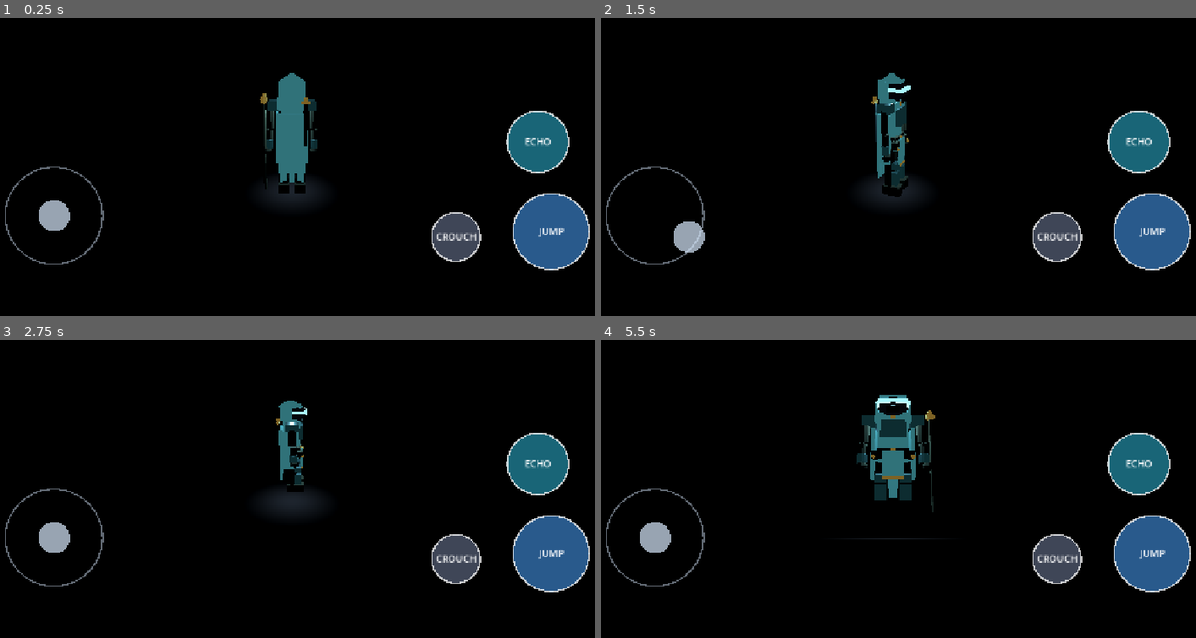
Above: before the commit, frames 1-4 (two rows, left to right).
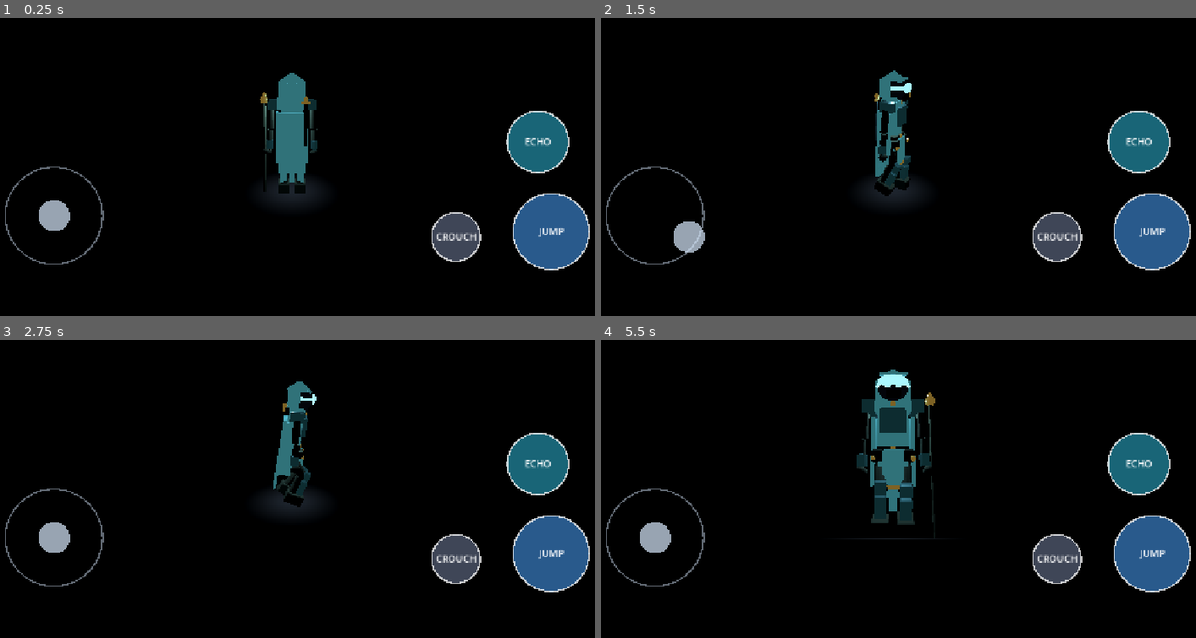
Above: after the commit, the same moments.

Repository: kostablankgl/shadow-of-the-king
Game: Godot game, scene res://main.tscn
The game is run twice, just before and just after one commit, with the same random seed, the same clock (stepped at 60 frames per second) and the same inputs.
Inputs (mouse positions are in pixels of both pictures, inside the frame that each line leads up to):
- Up to frame 1 (0.25 s): no input
- Up to frame 2 (1.5 s): move the mouse to (1041, 83) at 0.52 s; hold D 0.53-1.25 s; hold Ctrl 0.53-1.25 s; click (1041, 83) at 0.67 s; tap Space at 0.77 s; drag from (755, 125) to (856, 190) at 1.27 s
- Up to frame 3 (2.75 s): move the mouse to (outside the picture) at 2.02 s; hold D from 2.03 s (still down); hold Ctrl from 2.03 s (still down)
- Up to frame 4 (5.5 s): release D at 2.75 s; release Ctrl at 2.75 s; drag from (856, 512) to (690, 363) at 2.77 s; tap Enter at 3.5 s; move the mouse to (1094, 489) at 3.52 s; hold A 3.53-4.25 s; hold Ctrl 3.53-4.25 s; tap Space at 3.77 s; drag from (690, 363) to (outside the picture) at 4.27 s; move the mouse to (928, 426) at 5.02 s; hold S from 5.03 s (still down); hold Ctrl from 5.03 s (still down); click (928, 426) at 5.17 s

The runs differ from the first frame. In frame 1, 0.1% of the frame differs, in the area x 44-54%, y 18-56%; in frame 2, 0.8%; in frame 3, 1.2%; in frame 4, 2.5%, in the area x 42-57%, y 9-63%.

Commit message:
добавил анимацию

Diff:
--- a/echo_system.gd
+++ b/echo_system.gd
@@ -78,10 +78,13 @@
 func _head_position() -> Vector3:
 	if _player == null or not is_instance_valid(_player):
 		return Vector3.ZERO
-	var head := _player.get_node_or_null("Visual/Head") as Node3D
-	if head != null:
-		return head.global_position
-	return _player.global_position + Vector3(0.0, 1.0, 0.0)
+	var anim := _player.get_node_or_null("Visual/PlayerAnim")
+	if anim != null and anim.has_method("get_head_position"):
+		return anim.get_head_position()
+	var marker := _player.get_node_or_null("Visual/Model/Root/Hips/Torso/Head/HeadMarker") as Node3D
+	if marker != null:
+		return marker.global_position
+	return _player.global_position + Vector3(0.0, 0.72, 0.0)
 
 func _cast_batch() -> void:
 	var space := get_world_3d().direct_space_state
--- a/player.gd
+++ b/player.gd
@@ -11,7 +11,7 @@
 @export var echo_cooldown := 2.0
 
 @onready var visual: Node3D = $Visual
-@onready var head: Node3D = $Visual/Head
+@onready var anim: Variant = $Visual/PlayerAnim
 @onready var camera_rig: Node3D = $CameraRig
 
 var yaw := 0.0
@@ -92,13 +92,19 @@
 		var target_yaw := atan2(-direction.x, -direction.z)
 		visual.rotation.y = lerp_angle(visual.rotation.y, target_yaw, 12.0 * delta)
 
-	var target_height := 0.72 if crouch else 1.0
-	visual.scale.y = lerpf(visual.scale.y, target_height, 10.0 * delta)
+	var horizontal_speed := Vector2(velocity.x, velocity.z).length()
+	if anim:
+		anim.update_motion(horizontal_speed, is_on_floor(), crouch, velocity.y, delta)
 	camera_rig.position.y = lerpf(camera_rig.position.y, 0.3 if crouch else 0.5, 10.0 * delta)
 
 func _try_echo() -> void:
 	if _echo_system == null or not is_instance_valid(_echo_system):
 		_echo_system = get_tree().get_first_node_in_group("echo_system")
 	if _echo_system:
-		_echo_system.emit_echo(head.global_position)
+		var origin := visual.global_position + Vector3(0.0, 0.72, 0.0)
+		if anim:
+			origin = anim.get_head_position()
+		_echo_system.emit_echo(origin)
+		if anim:
+			anim.play_cast()
 		_echo_timer = echo_cooldown
--- a/player.tscn
+++ b/player.tscn
@@ -1,7 +1,8 @@
-[gd_scene load_steps=4 format=3]
+[gd_scene load_steps=5 format=3]
 
 [ext_resource type="Script" path="res://player.gd" id="1_player"]
 [ext_resource type="PackedScene" path="res://assets/player.glb" id="2_model"]
+[ext_resource type="Script" path="res://player_anim.gd" id="3_anim"]
 
 [sub_resource type="CapsuleShape3D" id="CapsuleShape3D_1"]
 radius = 0.35
@@ -20,8 +21,8 @@
 [node name="Model" parent="Visual" instance=ExtResource("2_model")]
 rotation = Vector3(0, 3.1415927, 0)
 
-[node name="Head" type="Marker3D" parent="Visual"]
-position = Vector3(0, 0.72, 0)
+[node name="PlayerAnim" type="Node3D" parent="Visual"]
+script = ExtResource("3_anim")
 
 [node name="PlayerLight" type="OmniLight3D" parent="Visual"]
 position = Vector3(0, 0.6, 0)
--- /dev/null
+++ b/player_anim.gd
@@ -0,0 +1,124 @@
+extends Node3D
+
+@export var walk_speed := 3.0
+@export var run_speed := 6.0
+@export var walk_cycle_speed := 6.0
+@export var run_cycle_speed := 12.0
+@export var crouch_lower := 0.0
+@export var cast_time := 0.55
+
+var _model: Node3D
+var _hips: Node3D
+var _torso: Node3D
+var _head: Node3D
+var _head_marker: Node3D
+var _arm_l: Node3D
+var _arm_r: Node3D
+var _leg_l: Node3D
+var _leg_r: Node3D
+var _shin_l: Node3D
+var _shin_r: Node3D
+
+var _hips_base_y := 0.0
+var _torso_base_y := 0.0
+var _move_blend := 0.0
+var _run_blend := 0.0
+var _crouch_blend := 0.0
+var _air_blend := 0.0
+var _phase := 0.0
+var _time := 0.0
+var _cast_timer := 0.0
+
+
+func _ready() -> void:
+	_model = get_node_or_null("../Model") as Node3D
+	if _model == null:
+		push_error("PlayerAnim: falta Visual/Model")
+		return
+	_hips = _model.get_node_or_null("Root/Hips") as Node3D
+	_torso = _model.get_node_or_null("Root/Hips/Torso") as Node3D
+	_head = _model.get_node_or_null("Root/Hips/Torso/Head") as Node3D
+	_head_marker = _model.get_node_or_null("Root/Hips/Torso/Head/HeadMarker") as Node3D
+	_arm_l = _model.get_node_or_null("Root/Hips/Torso/ArmL") as Node3D
+	_arm_r = _model.get_node_or_null("Root/Hips/Torso/ArmR") as Node3D
+	_leg_l = _model.get_node_or_null("Root/Hips/LegL") as Node3D
+	_leg_r = _model.get_node_or_null("Root/Hips/LegR") as Node3D
+	_shin_l = _model.get_node_or_null("Root/Hips/LegL/ShinL") as Node3D
+	_shin_r = _model.get_node_or_null("Root/Hips/LegR/ShinR") as Node3D
+	if _hips == null or _torso == null or _head == null or _head_marker == null \
+			or _arm_l == null or _arm_r == null or _leg_l == null or _leg_r == null \
+			or _shin_l == null or _shin_r == null:
+		push_error("PlayerAnim: faltan nodos de la jerarquia del modelo")
+		return
+	_hips_base_y = _hips.position.y
+	_torso_base_y = _torso.position.y
+
+
+func update_motion(speed: float, on_floor: bool, crouch: bool, _vertical_velocity: float, delta: float) -> void:
+	if _hips == null:
+		return
+	_time += delta
+	_cast_timer = maxf(0.0, _cast_timer - delta)
+
+	var target_move := clampf(speed / run_speed, 0.0, 1.0)
+	if speed < 0.08:
+		target_move = 0.0
+	_move_blend = _damp(_move_blend, target_move, 10.0, delta)
+	_run_blend = _damp(_run_blend, clampf((speed - walk_speed) / (run_speed - walk_speed), 0.0, 1.0), 8.0, delta)
+	_crouch_blend = _damp(_crouch_blend, 1.0 if crouch else 0.0, 10.0, delta)
+	_air_blend = _damp(_air_blend, 0.0 if on_floor else 1.0, 9.0, delta)
+	_phase += delta * lerpf(walk_cycle_speed, run_cycle_speed, _run_blend) * _move_blend
+	_apply_pose()
+
+
+func play_cast() -> void:
+	_cast_timer = cast_time
+
+
+func get_head_position() -> Vector3:
+	if _head_marker != null and is_instance_valid(_head_marker):
+		return _head_marker.global_position
+	if _model != null and is_instance_valid(_model):
+		return _model.global_position + Vector3(0.0, 0.72, 0.0)
+	return global_position + Vector3(0.0, 0.72, 0.0)
+
+
+func _apply_pose() -> void:
+	var cast := _cast_weight()
+	var move := _move_blend
+	var crouch := _crouch_blend
+	var air := _air_blend
+	var swing := sin(_phase)
+	var bob := sin(_phase * 2.0) * 0.012 * move + absf(swing) * 0.045 * move
+
+	_hips.position.y = _hips_base_y - crouch_lower * crouch + bob
+	_torso.position.y = _torso_base_y + sin(_time * 2.0) * 0.004 * (1.0 - move)
+
+	_hips.rotation.y = -0.05 * swing * move
+	_torso.rotation.y = 0.08 * swing * move + 0.08 * cast
+	_head.rotation.y = -0.04 * swing * move + 0.06 * cast
+	_torso.rotation.x = 0.02 * move + 0.16 * crouch + 0.06 * air - 0.05 * cast
+	_head.rotation.x = -0.04 * move - 0.04 * crouch - 0.03 * air - 0.04 * cast
+
+	var leg_amp := 0.38 * move * (1.0 - 0.35 * crouch)
+	_leg_l.rotation.x = leg_amp * swing - 0.45 * crouch - 0.35 * air
+	_leg_r.rotation.x = -leg_amp * swing - 0.45 * crouch - 0.35 * air
+	_shin_l.rotation.x = maxf(0.0, swing) * 0.55 * move + 0.9 * crouch + 0.75 * air
+	_shin_r.rotation.x = maxf(0.0, -swing) * 0.55 * move + 0.9 * crouch + 0.75 * air
+
+	var arm_amp := 0.35 * move
+	_arm_l.rotation.x = -arm_amp * swing + 0.35 * air - 0.15 * crouch
+	_arm_r.rotation.x = arm_amp * 0.75 * swing + 0.15 * air - 0.10 * crouch - 1.15 * cast
+	_arm_l.rotation.z = 0.0
+	_arm_r.rotation.z = -0.18 * cast
+
+
+func _cast_weight() -> float:
+	if _cast_timer <= 0.0:
+		return 0.0
+	var t := 1.0 - _cast_timer / cast_time
+	return sin(PI * clampf(t, 0.0, 1.0))
+
+
+func _damp(current: float, target: float, speed: float, delta: float) -> float:
+	return lerpf(current, target, 1.0 - exp(-speed * delta))
Binary file changed: assets/player.glb
Binary file added: assets/player_cast_preview.png
Not shown, added: assets/player_cast_preview.png.import
Binary file changed: assets/player_preview.png
Binary file added: assets/player_walk_preview.png
Not shown, added: assets/player_walk_preview.png.import
Not shown, added: player_anim.gd.uid
Not shown, changed: MEMORIA.md
